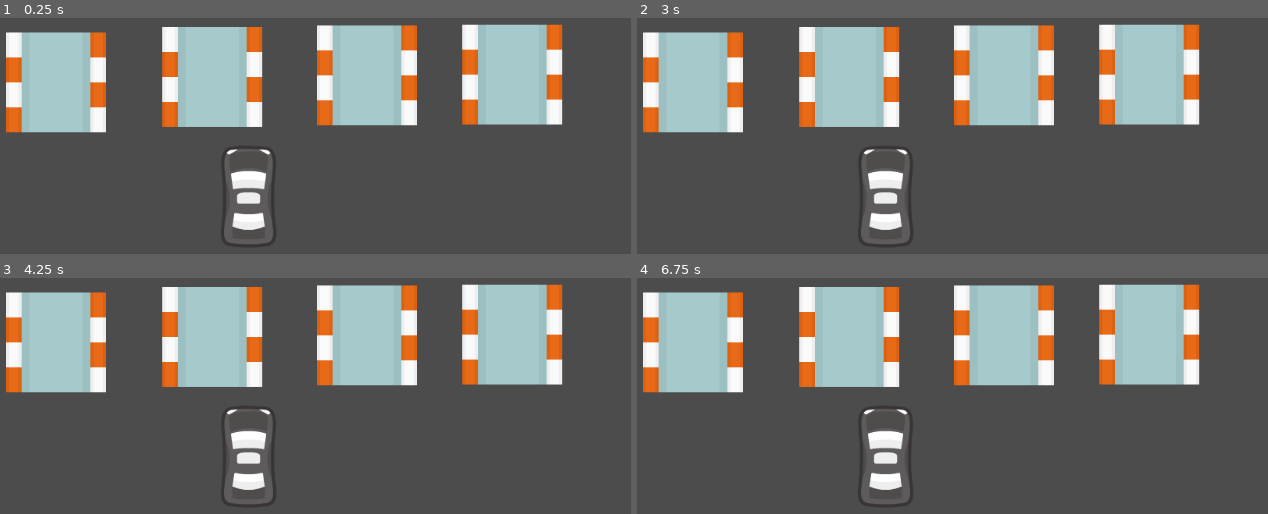
Above: before the commit, frames 1-4 (two rows, left to right).
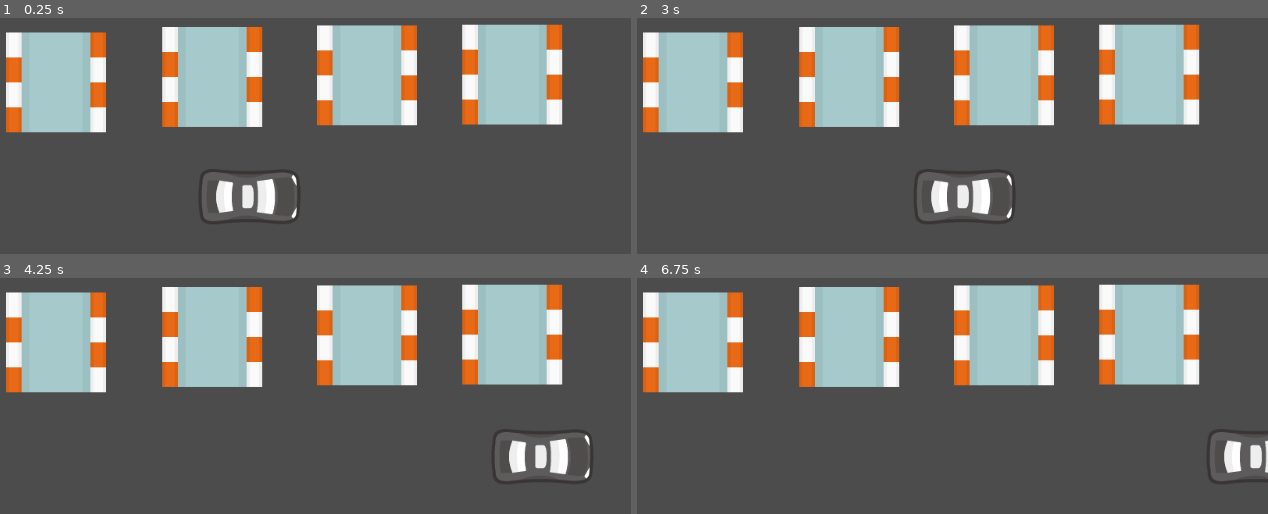
Above: after the commit, the same moments.

Repository: AlessandroMamusa/cargame
Game: Godot game, scene res://testzone.tscn
Same seed, same stepped clock (60 frames per second), same inputs: the game is played once before the commit and once after it.
Inputs:
- Up to frame 1 (0.25 s): no input
- Up to frame 2 (3 s): tap Enter at 0.5, 2 s; hold Right 0.53-1.28 s; tap Space at 1.25, 2.75 s; hold Left 1.28-2.03 s; hold Right 2.03-2.78 s; hold Up from 2.78 s (still down)
- Up to frame 3 (4.25 s): release Up at 3.53 s; hold Left from 3.53 s (still down)
- Up to frame 4 (6.75 s): tap Enter at 4.25 s; tap Space at 5 s; release Left at 5.78 s; hold Right 5.78-6.53 s; hold Up from 6.53 s (still down)

The runs differ from the first frame. In frame 1, 1.8% of the frame differs, in the area x 34-48%, y 55-90%; in frame 2, 2.0%; in frame 3, 2.0%, in the area x 35-94%, y 55-90%; in frame 4, 1.6%.

Commit message:
fix car input

Diff:
--- a/Car.gd
+++ b/Car.gd
@@ -16,14 +16,14 @@
 
 func get_input():
 	var turn = 0
-	if Input.is_action_pressed("steer_right"):
+	if Input.is_key_pressed(KEY_RIGHT):
 		turn += 1
-	if Input.is_action_pressed("steer_left"):
+	if Input.is_key_pressed(KEY_LEFT):
 		turn -= 1
 
 	steer_direction = turn * deg2rad(steering_angle)
 	velocity = Vector2.ZERO
-	if Input.is_action_pressed("accelerate"):
+	if Input.is_key_pressed(KEY_UP):
 		velocity = transform.x * 500
 
 
--- a/Car.tscn
+++ b/Car.tscn
@@ -4,8 +4,8 @@
 [ext_resource path="res://Car.gd" type="Script" id=2]
 
 [sub_resource type="CapsuleShape2D" id=1]
-radius = 32.2726
-height = 67.8866
+radius = 35.25
+height = 68.0
 
 [node name="Car" type="KinematicBody2D"]
 script = ExtResource( 2 )
@@ -14,9 +14,11 @@
 }
 
 [node name="Sprite" type="Sprite" parent="."]
+rotation = 1.5708
 texture = ExtResource( 1 )
 
 [node name="CollisionShape2D" type="CollisionShape2D" parent="."]
+rotation = 1.5708
 shape = SubResource( 1 )
 
 [node name="Camera2D" type="Camera2D" parent="."]
